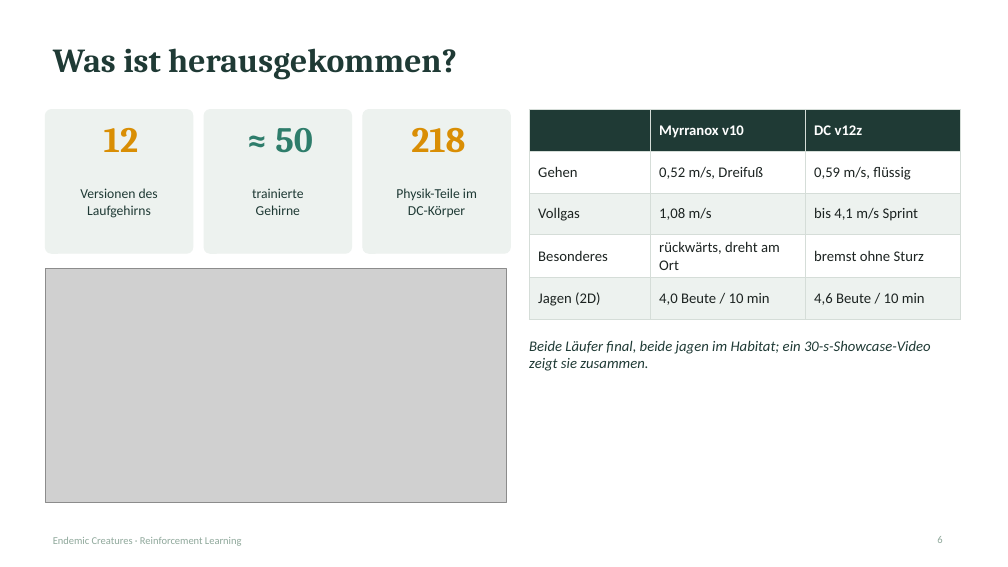
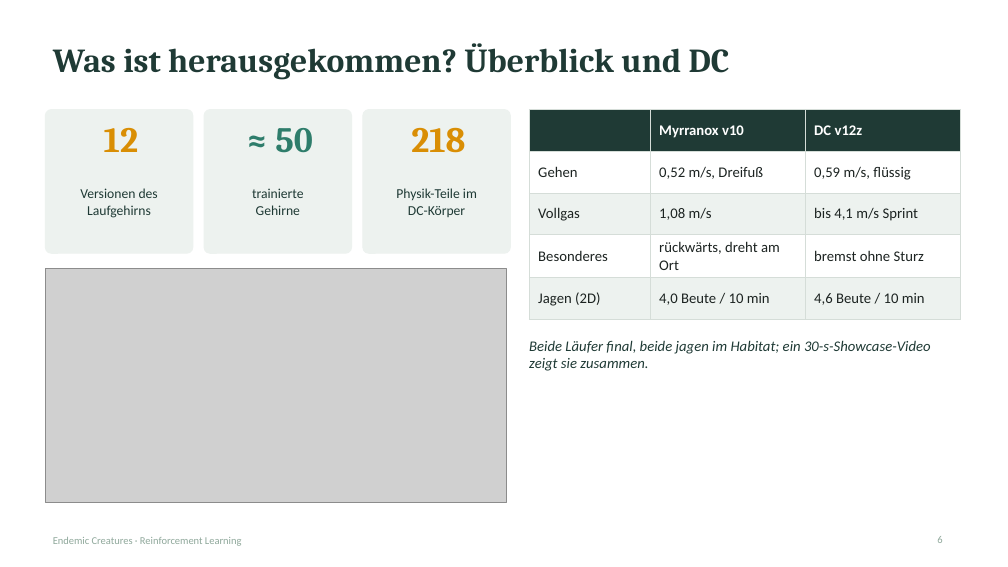
Before and after one commit to xTh0masx/Reinforcement_Learning_Creature, a slide deck: slide 6 of docs/presentation/Endemic_Creatures_RL_10min.pptx. Drawn at 1008x567 pixels with LibreOffice and Linux fonts; fonts in the diff are those of the drawing; grey boxes stand for pictures. Boxes give left, top, right and bottom in pixels: in the first picture for what was removed or moved away, otherwise in the second. Text is boxed around its words. In the diff, an @@ line names an element or a change of style, - is before the commit and + after.

```diff
--- a/docs/presentation/Endemic_Creatures_RL_10min.pptx
+++ b/docs/presentation/Endemic_Creatures_RL_10min.pptx
@@ title at (53, 43, 730, 80): text changed @@
-Was ist herausgekommen?
+Was ist herausgekommen? Überblick und DC
```
Also in this commit, not shown: 1 slide added, 1 other file.
